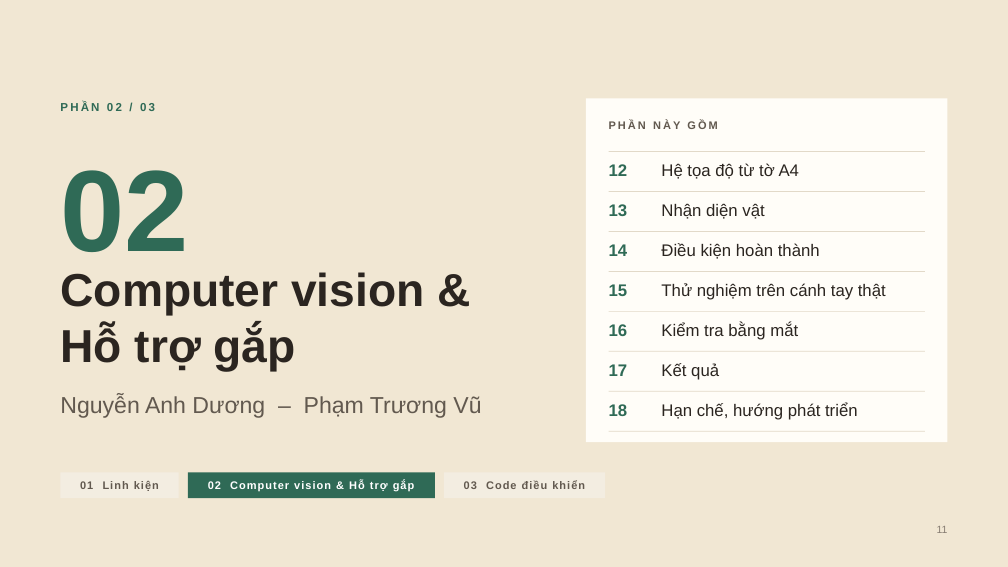
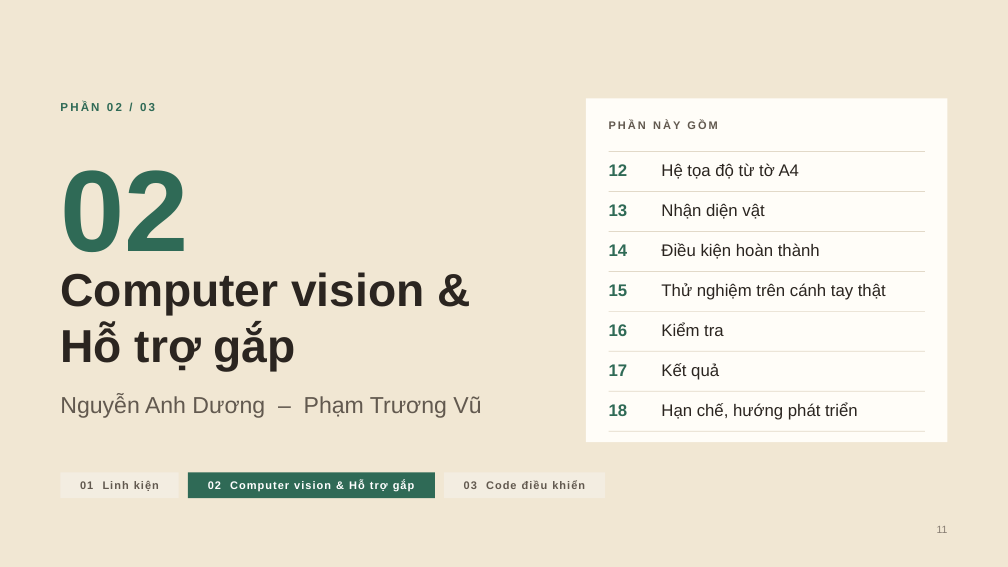
Before and after one commit to DuongNAD/Project_IoT, a slide deck: slide 11 of slides/Project_IoT_ThuyetTrinh.pptx. Drawn at 1008x567 pixels with LibreOffice and Linux fonts; fonts in the diff are those of the drawing. Boxes give left, top, right and bottom in pixels: in the first picture for what was removed or moved away, otherwise in the second. Text is boxed around its words. In the diff, an @@ line names an element or a change of style, - is before the commit and + after.

```diff
--- a/slides/Project_IoT_ThuyetTrinh.pptx
+++ b/slides/Project_IoT_ThuyetTrinh.pptx
@@ text at box(661, 322, 724, 336): text changed @@
-Kiểm tra bằng mắt
+Kiểm tra
```
Also in this commit, not shown: 2 other slides changed, 19 other files.
